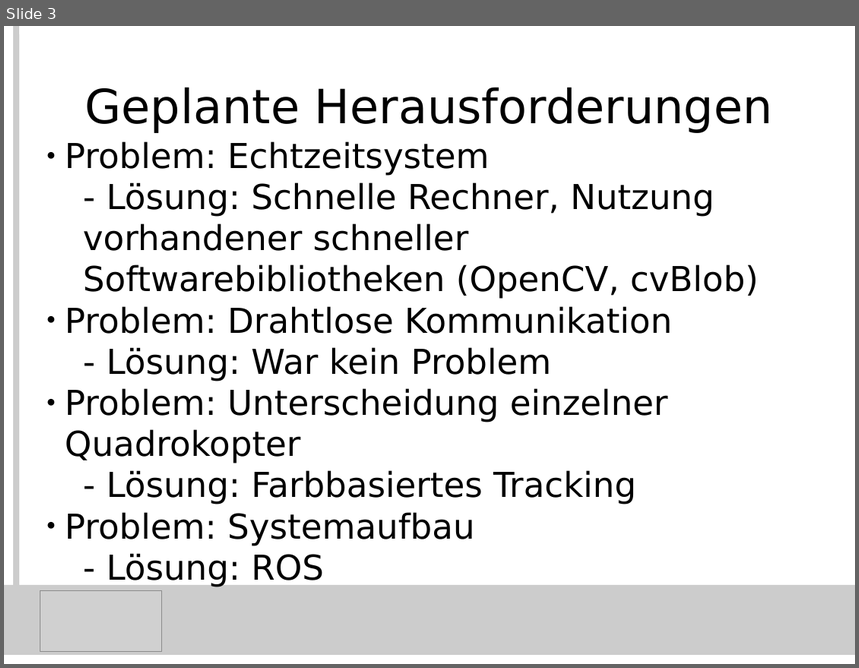
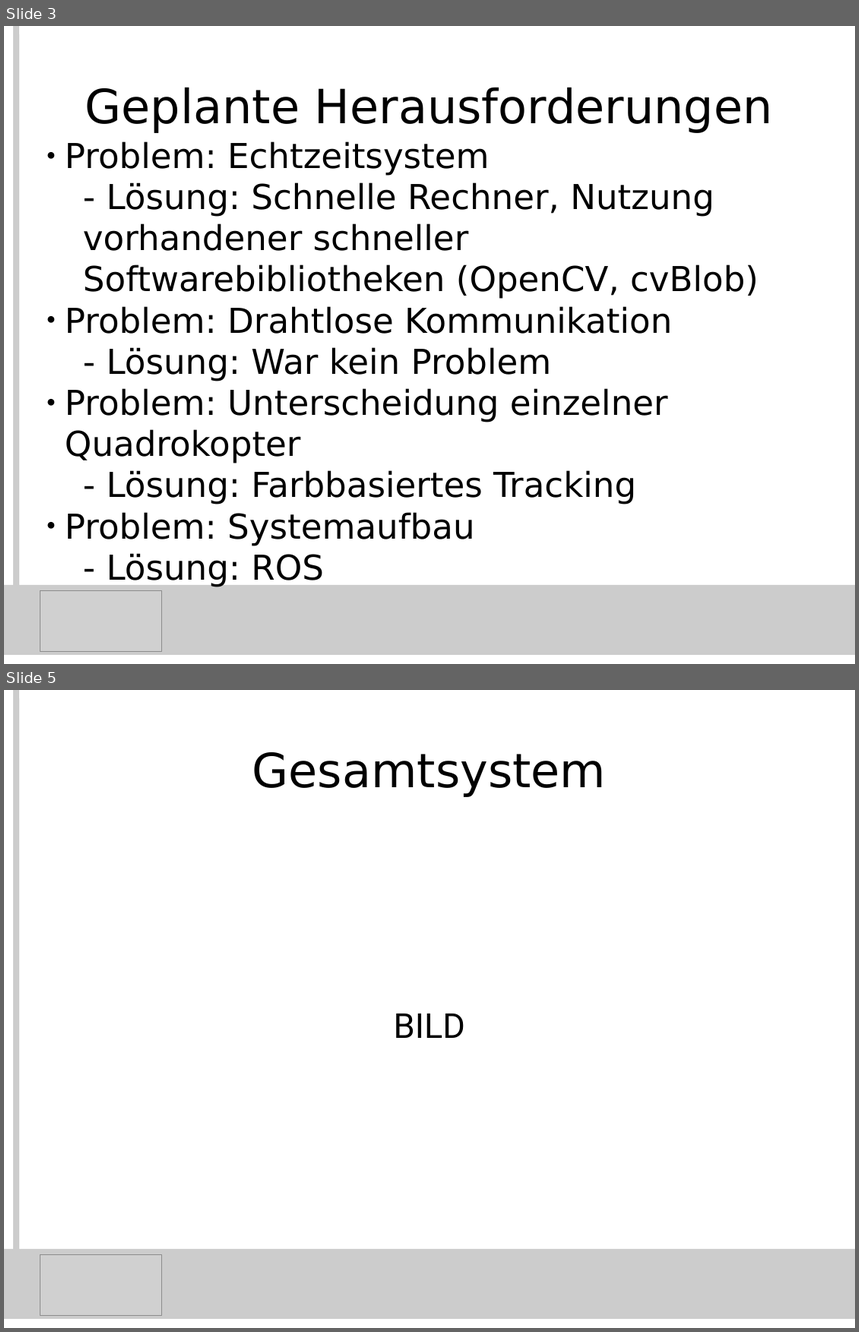
Before and after one commit to KITrokopter/Presentation, a slide deck: PresentationInTotal.odp. Shown one above the other, each under a label of ours: slide 3 before the commit, slides 3 and 5 after it; the slides between them are not shown. The pictures are 859x668 and 859x1332 pixels, drawn with LibreOffice and Linux fonts; fonts in the diff are those of the drawing; grey boxes stand for pictures. Boxes give left, top, right and bottom in pixels: in the first picture for what was removed or moved away, otherwise in the second. Text is boxed around its words. In the diff, an @@ line names an element or a change of style, - is before the commit and + after.

```diff
--- a/PresentationInTotal.odp
+++ b/PresentationInTotal.odp
@@ slide 5 added at (x1=4, y1=690, x2=855, y2=1328), background #FFFFFF @@
@@ line added from (16, 690) to (16, 1310), #CCCCCC 5.67 pt @@
@@ title added at (x1=253, y1=752, x2=607, y2=797), 44 pt, text #000000 @@
+Gesamtsystem
@@ subtitle added at (x1=394, y1=1014, x2=465, y2=1038), 32 pt, text #000000 @@
+BILD
@@ rectangle added at (x1=4, y1=1249, x2=855, y2=1319), fill #CCCCCC @@
@@ picture added at (x1=40, y1=1255, x2=161, y2=1316) @@
```
Also in this commit, not shown: 2 slides changed.
